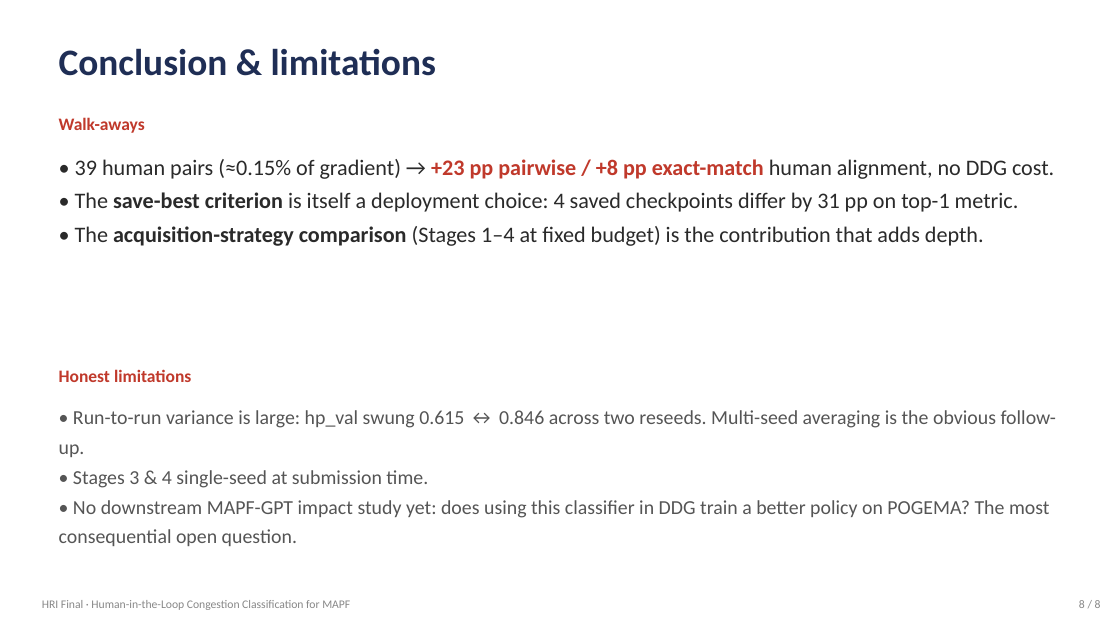
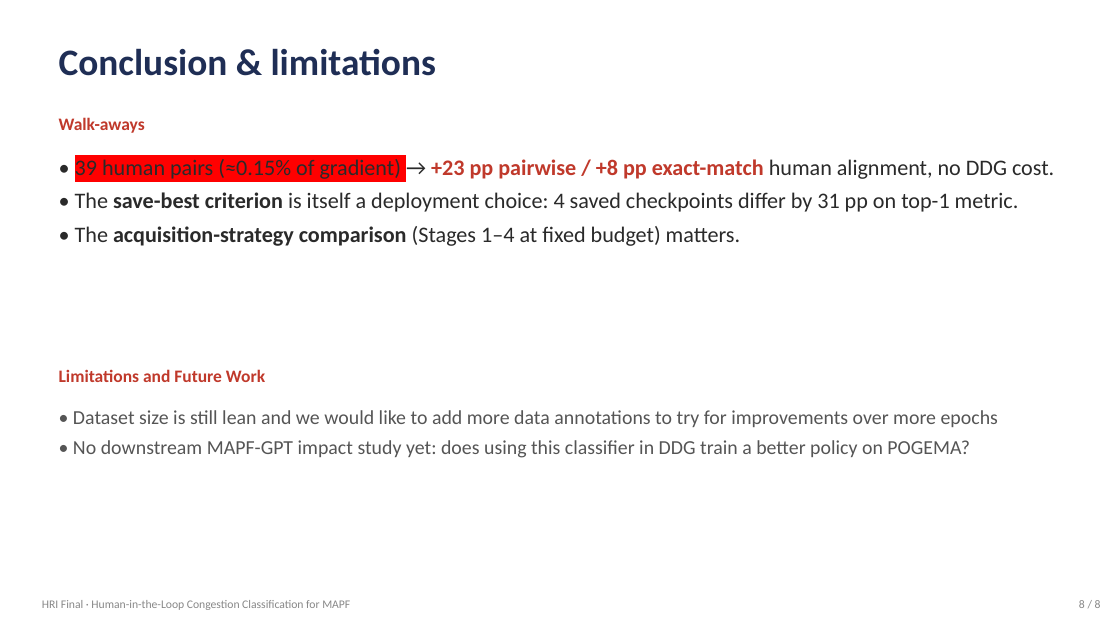
Before and after one commit to isa-deluis42/MAPF-GPT-DDG, a slide deck: slide 9 of slides.pptx. Drawn at 1120x630 pixels with LibreOffice and Linux fonts; fonts in the diff are those of the drawing. Boxes give left, top, right and bottom in pixels: in the first picture for what was removed or moved away, otherwise in the second. Text is boxed around its words. In the diff, an @@ line names an element or a change of style, - is before the commit and + after.

```diff
--- a/slides.pptx
+++ b/slides.pptx
@@ text at bbox=[75, 159, 1054, 179]: highlight none to #FF0000 in "39 human pairs (≈0.15% of gradient)" @@
@@ text at bbox=[75, 226, 740, 246]: text changed @@
-• The acquisition-strategy comparison (Stages 1–4 at fixed budget) is the contribution that adds depth.
+• The acquisition-strategy comparison (Stages 1–4 at fixed budget) matters.
@@ text at bbox=[59, 369, 265, 382]: text changed @@
-Honest limitations
+Limitations and Future Work
@@ text at bbox=[73, 410, 998, 458]: text changed @@
-• Run-to-run variance is large: hp_val swung 0.615 ↔ 0.846 across two reseeds. Multi-seed averaging is the obvious follow-up.
-• Stages 3 & 4 single-seed at submission time.
-• No downstream MAPF-GPT impact study yet: does using this classifier in DDG train a better policy on POGEMA? The most consequential open question.
+• Dataset size is still lean and we would like to add more data annotations to try for improvements over more epochs
+• No downstream MAPF-GPT impact study yet: does using this classifier in DDG train a better policy on POGEMA?
```
Also in this commit, not shown: 6 other slides changed, 2 slides added, 1 slide removed.
